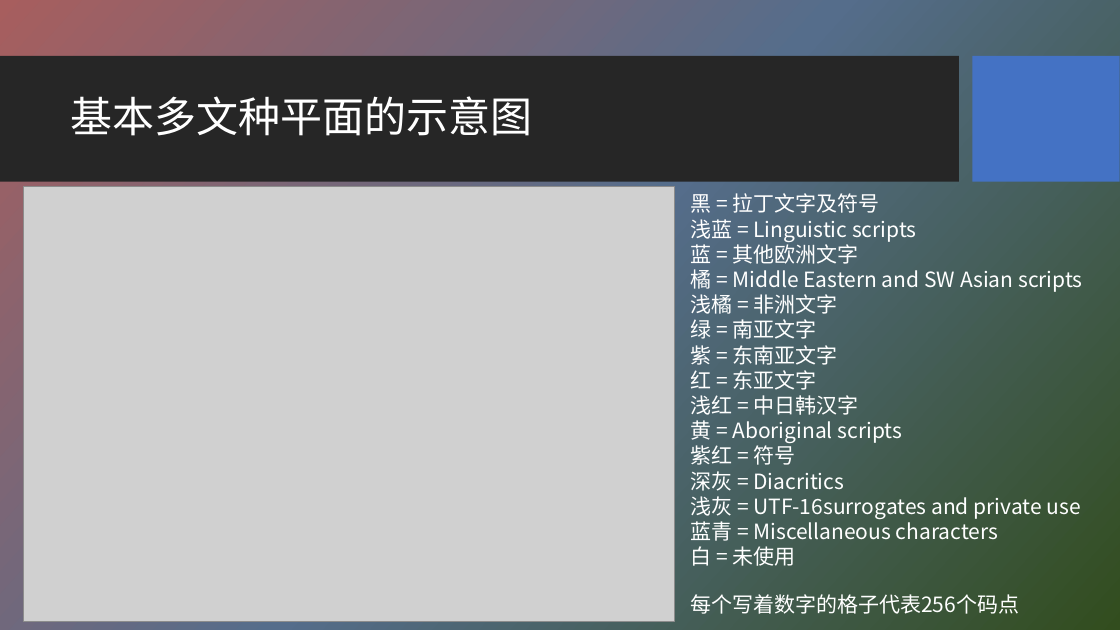
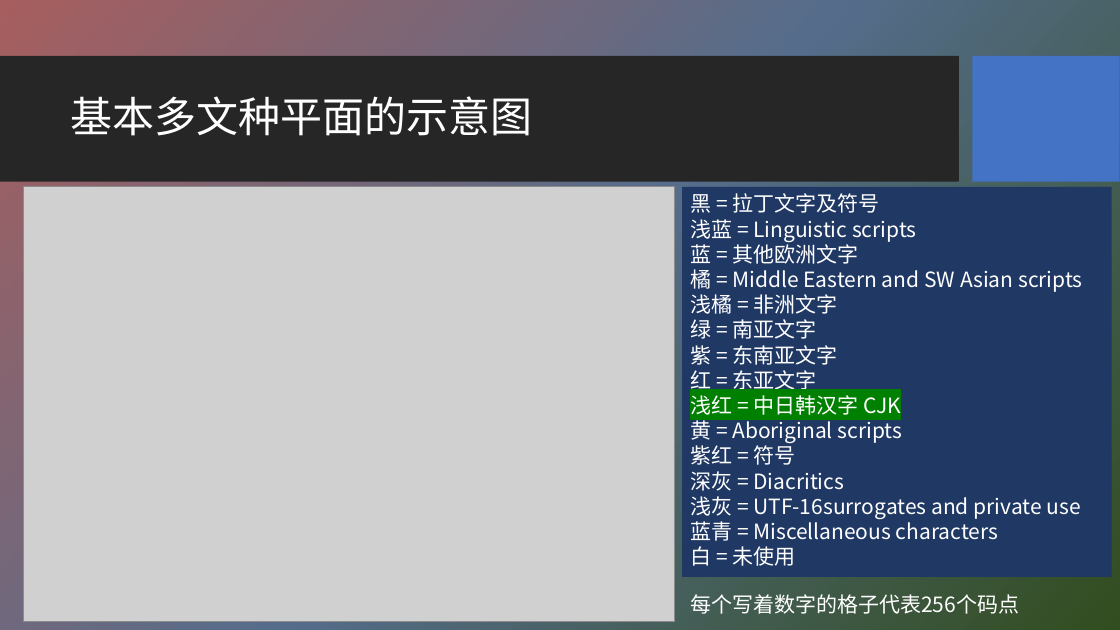
Before and after one commit to HBU/NLP_PPT, a slide deck: slide 15 of PPT-2020/ch06 字符编码与字频统计.pptx (slide 14 before the commit). Drawn at 1120x630 pixels with LibreOffice and Linux fonts; fonts in the diff are those of the drawing; grey boxes stand for pictures; background and template pictures are left out. Boxes give left, top, right and bottom in pixels: in the first picture for what was removed or moved away, otherwise in the second. Text is boxed around its words. In the diff, an @@ line names an element or a change of style, - is before the commit and + after.

```diff
--- a/PPT-2020/ch06 字符编码与字频统计.pptx
+++ b/PPT-2020/ch06 字符编码与字频统计.pptx
@@ rectangle "黑 = 拉丁文字及符号": place and size @@
-rectangle "黑 = 拉丁文字及符号" at [690, 193, 1083, 566]
+rectangle "黑 = 拉丁文字及符号" at [682, 187, 1112, 576]
@@ rectangle "黑 = 拉丁文字及符号" at [682, 187, 1112, 576]: fill none to #203864 @@
@@ text in rectangle at [690, 395, 901, 415]: text changed @@
-浅红 = 中日韩汉字
+浅红 = 中日韩汉字 CJK
```
Also in this commit, not shown: 27 other slides changed, 3 slides added.
